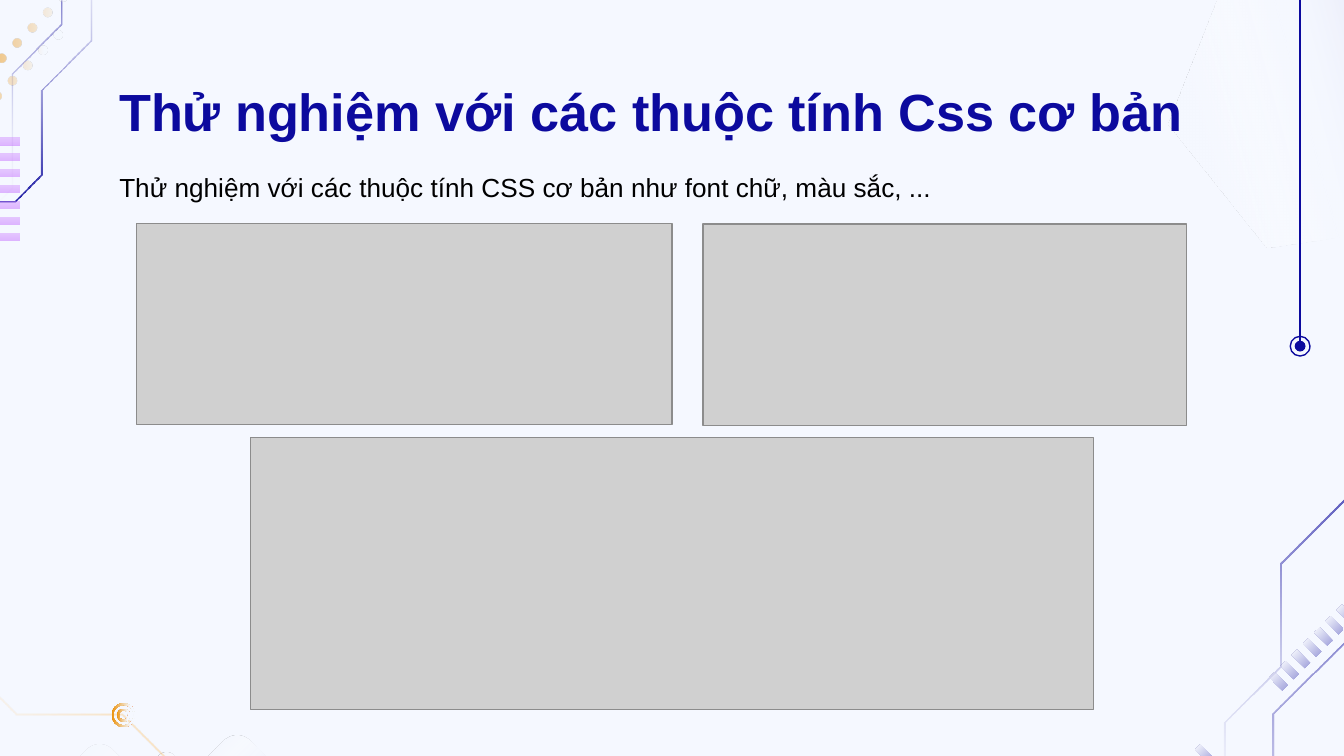
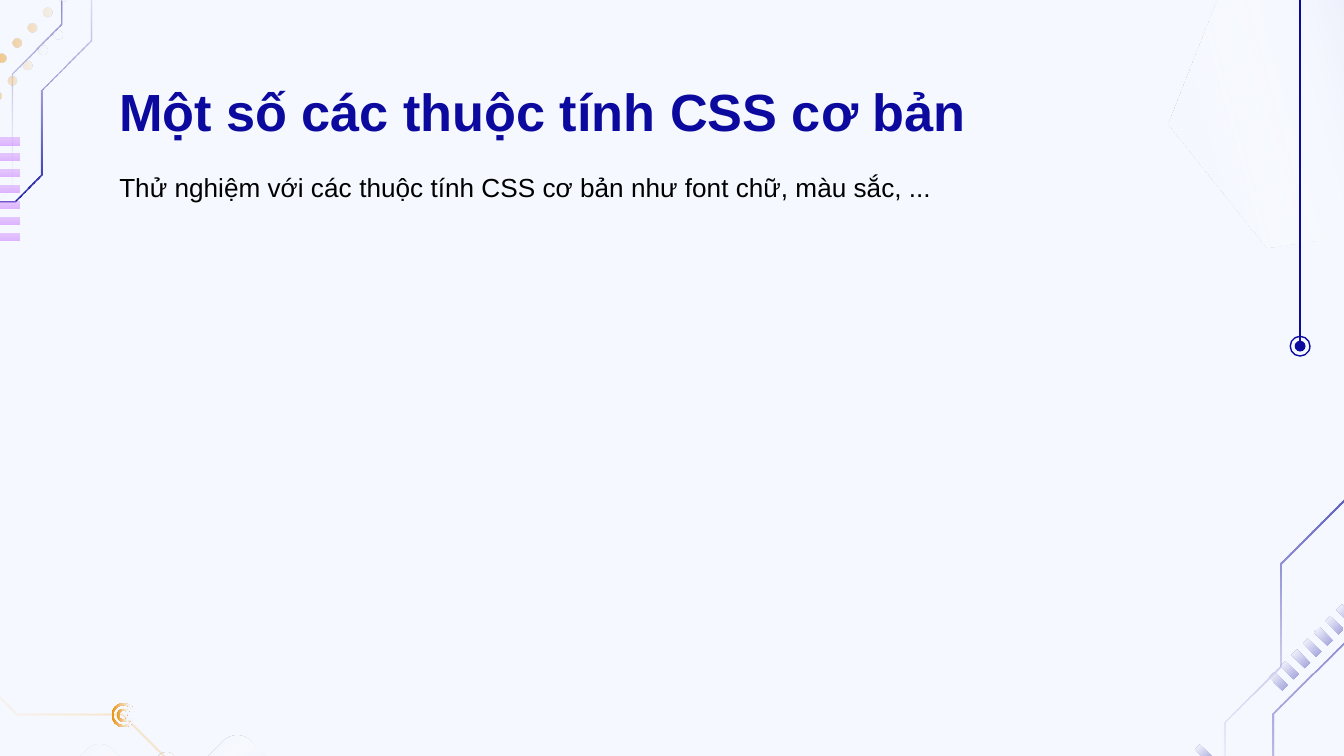
Before and after one commit to duongtrann02/music_app, a slide deck: slide 16 of Công-nghệ-Web.pptx. Drawn at 1344x756 pixels with LibreOffice and Linux fonts; fonts in the diff are those of the drawing; grey boxes stand for pictures; background and template pictures are left out. Boxes give left, top, right and bottom in pixels: in the first picture for what was removed or moved away, otherwise in the second. Text is boxed around its words. In the diff, an @@ line names an element or a change of style, - is before the commit and + after.

```diff
--- a/Công-nghệ-Web.pptx
+++ b/Công-nghệ-Web.pptx
@@ title at (x1=119, y1=90, x2=966, y2=141): text changed @@
-Thử nghiệm với các thuộc tính Css cơ bản
+Một số các thuộc tính CSS cơ bản
@@ picture removed at (x1=137, y1=223, x2=672, y2=425) @@
@@ picture removed at (x1=703, y1=224, x2=1187, y2=426) @@
@@ picture removed at (x1=251, y1=438, x2=1094, y2=710) @@
```
Also in this commit, not shown: 9 other slides changed, 11 slides added, 7 slides removed, 8 other files.
